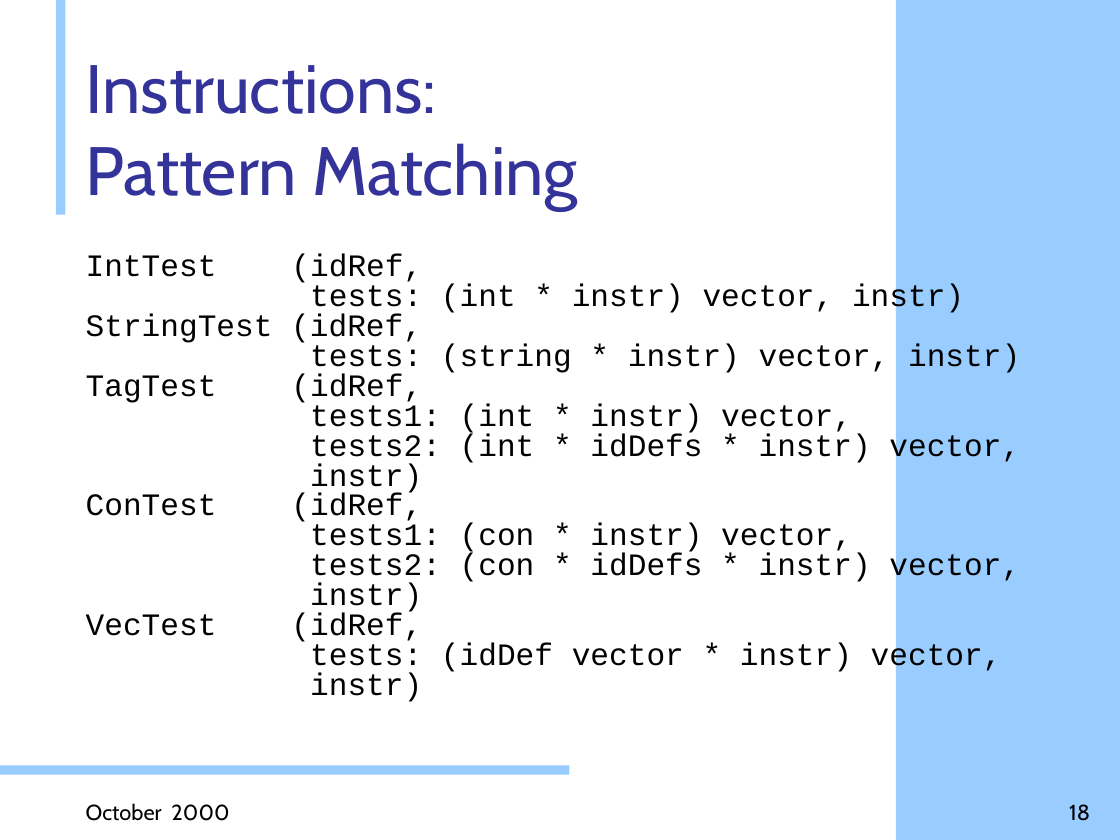
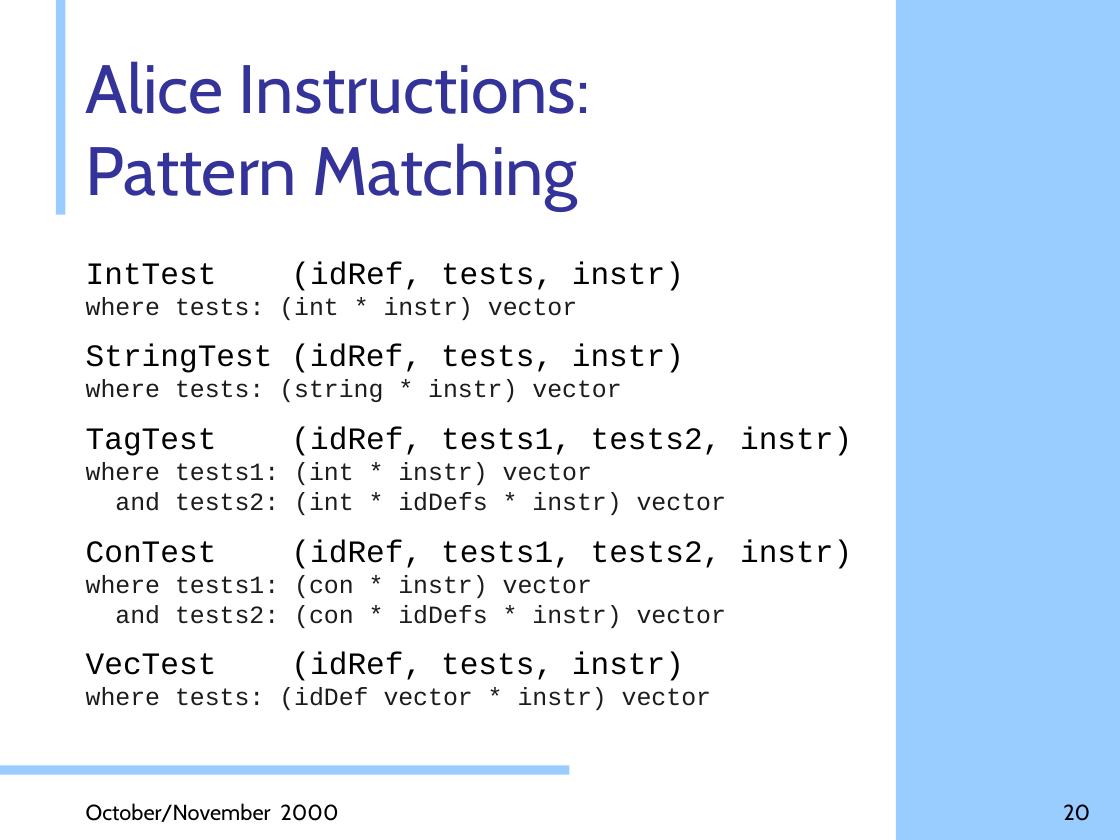
Before and after one commit to doublec/aliceml-abandoned, a slide deck: slide 20 of doc/presentations/Stockwerk Design.ppt (slide 18 before the commit). Drawn at 1120x840 pixels with LibreOffice and Linux fonts; fonts in the diff are those of the drawing; background and template pictures are left out. Boxes give left, top, right and bottom in pixels: in the first picture for what was removed or moved away, otherwise in the second. Text is boxed around its words. In the diff, an @@ line names an element or a change of style, - is before the commit and + after.

```diff
--- a/doc/presentations/Stockwerk Design.ppt
+++ b/doc/presentations/Stockwerk Design.ppt
@@ title at (86, 61, 590, 210): text changed @@
-Instructions:
-Pattern Matching
+Alice Instructions:
+Pattern Matching
@@ text at (86, 261, 852, 710): text changed; size 20 to 16 pt; text colour #000000 to #1C1C1C @@
-IntTest (idRef,
-tests: (int * instr) vector, instr)
-StringTest (idRef,
-tests: (string * instr) vector, instr)
-TagTest (idRef,
-tests1: (int * instr) vector,
-tests2: (int * idDefs * instr) vector,
-instr)
-ConTest (idRef,
-tests1: (con * instr) vector,
-tests2: (con * idDefs * instr) vector,
-instr)
-VecTest (idRef,
-tests: (idDef vector * instr) vector,
-instr)
+IntTest (idRef, tests, instr)
+where tests: (int * instr) vector
+StringTest (idRef, tests, instr)
+where tests: (string * instr) vector
+TagTest (idRef, tests1, tests2, instr)
+where tests1: (int * instr) vector
+and tests2: (int * idDefs * instr) vector
+ConTest (idRef, tests1, tests2, instr)
+where tests1: (con * instr) vector
+and tests2: (con * idDefs * instr) vector
+VecTest (idRef, tests, instr)
+where tests: (idDef vector * instr) vector
@@ text at (86, 803, 338, 822): text changed @@
-October 2000
+October/November 2000
@@ page number at (1063, 804, 1090, 821): text changed @@
-18
+20
```
Also in this commit, not shown: 17 other slides changed, 2 slides added.
